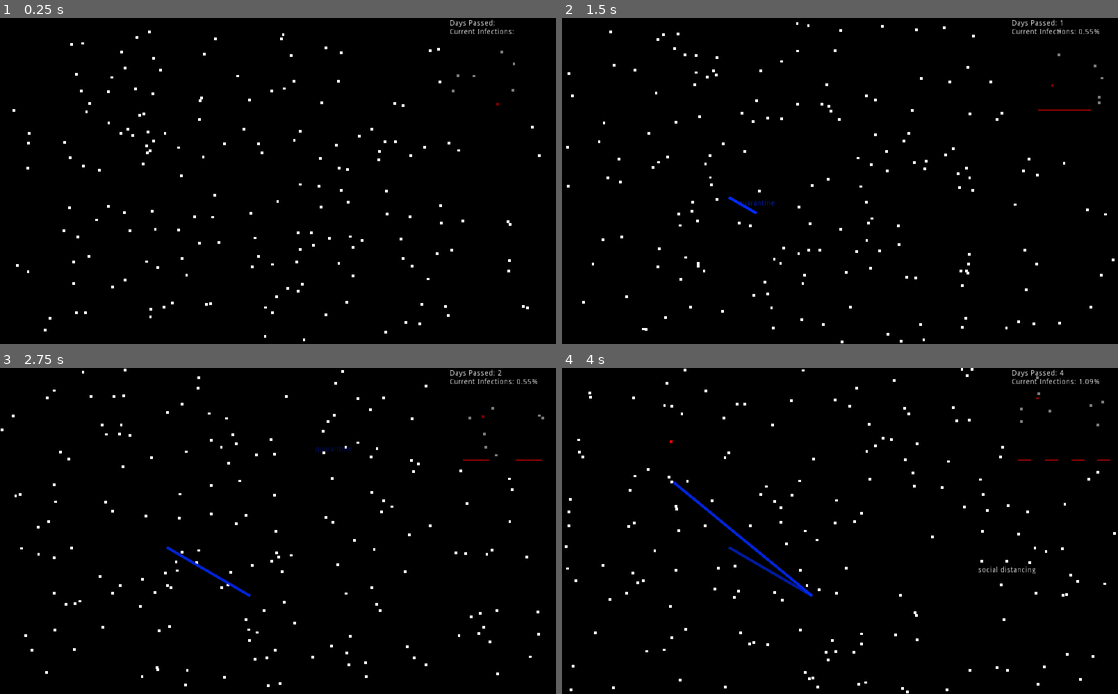
Above: before the commit, frames 1-4 (two rows, left to right).
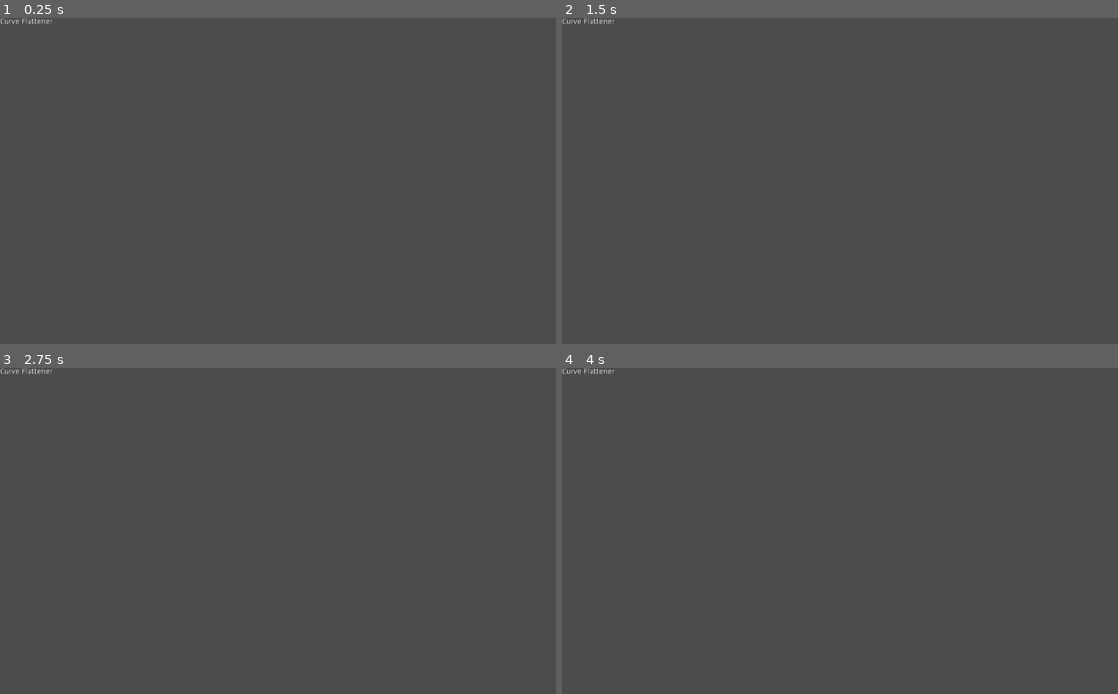
Above: after the commit, the same moments.

Repository: jonjondev/curve-flattener
Game: Godot game, scene res://scenes/menu.tscn
Same seed, same stepped clock (60 frames per second), same inputs: the game is played once before the commit and once after it. Before the commit the project starts from res://scenes/main.tscn.
Inputs (mouse positions are in pixels of both pictures, inside the frame that each line leads up to):
- Up to frame 1 (0.25 s): no input
- Up to frame 2 (1.5 s): tap Enter at 0.5 s; move the mouse to (962, 164) at 0.52 s; click (962, 164) at 0.67 s; tap Space at 0.77 s; drag from (728, 197) to (812, 246) at 1.27 s
- Up to frame 3 (2.75 s): move the mouse to (333, 459) at 2.02 s; click (333, 459) at 2.17 s
- Up to frame 4 (4 s): drag from (812, 596) to (673, 482) at 2.77 s; move the mouse to (1006, 579) at 3.52 s; click (1006, 579) at 3.67 s; tap Space at 3.77 s

The runs differ from the first frame. In frame 1, 100% of the frame differs, in the area x 0-100%, y 0-100%; in frame 2, 100%; in frame 3, 100%; in frame 4, 100%.

Commit message:
Created main menu and set it as the default scene on run

Diff:
--- a/project.godot
+++ b/project.godot
@@ -16,7 +16,7 @@
 [application]
 
 config/name="Curve Flattener"
-run/main_scene="res://scenes/main.tscn"
+run/main_scene="res://scenes/menu.tscn"
 config/icon="res://icon.png"
 
 [display]
--- /dev/null
+++ b/scenes/menu.tscn
@@ -0,0 +1,13 @@
+[gd_scene format=2]
+
+[node name="Control" type="Control"]
+anchor_right = 1.0
+anchor_bottom = 1.0
+__meta__ = {
+"_edit_use_anchors_": false
+}
+
+[node name="Label" type="Label" parent="."]
+margin_right = 40.0
+margin_bottom = 14.0
+text = "Curve Flattener"
